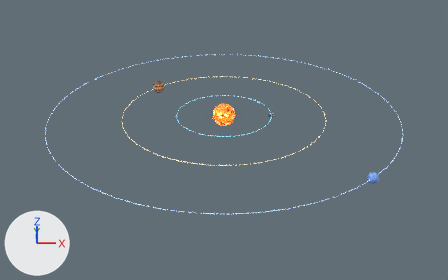
A saved change to the Blender file cosmic_zoom_universe.blend.
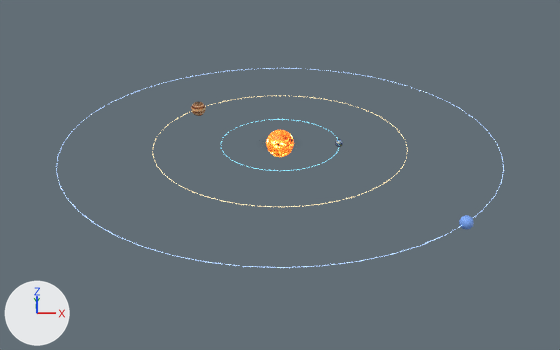
The first picture shows the older version from a 50 mm lens placed at (-1.5, -178.1, 85.2), pointed at (0.0, -3.7, -7.1). The close-ups show the older and then the newer version on the part from 0% to 100% of the width and 0% to 100% of the height of that picture. Only the edits that show in the close-ups are written down. The axes (+X, +Y, +Z) are drawn at lower left. The lights are the same throughout.

The first close-up shows 'Jupiter', 'Neptune_Boundary', 'Neptune_Orbit_30AU', 'Sun_Photosphere' and 3 more.
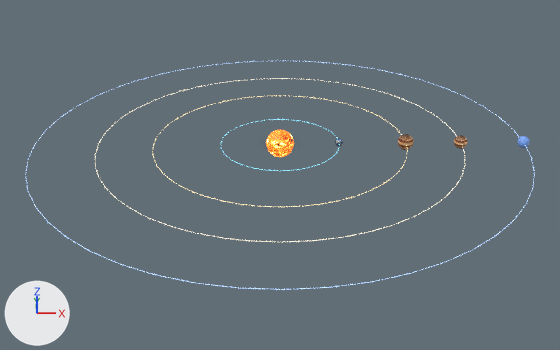
Where the newer file only moved an object's origin or applied its transform, the numbers keep the older frame.

Changed parts and their boxes (x1, y1, x2, y2) in the close-ups (560 x 350 px):
'Neptune_Orbit_30AU', reshaped (14% wider, 14% taller): before (56, 68, 504, 268); after (25, 61, 535, 290)
'Jupiter', reshaped (6% wider, 13% taller): before (191, 102, 206, 116); after (398, 134, 414, 150)
'Saturn_Orbit_9AU', added: after (95, 78, 465, 242)
'Neptune_Boundary', reshaped (12% narrower, 19% shorter): before (459, 215, 474, 230); after (517, 136, 530, 148)
'Saturn', added: after (454, 135, 467, 149)
part 1 of me_sphere_002, deleted: before (191, 102, 206, 116)
part 2 of me_sphere_002, added: after (398, 134, 414, 150)
part 3 of me_sphere_003, deleted: before (459, 215, 474, 230)
part 4 of me_sphere_003, added: after (517, 136, 530, 148)

Diff of the bpy script that builds the scene:
```diff
--- a/cosmic_zoom_universe.blend.py
+++ b/cosmic_zoom_universe.blend.py
@@ me_sphere_002 @@
-me_sphere_002.from_pydata(...)  # 1106 vertices, 1152 faces; spans x -2.0..2.0, y -2.0..2.0, z -2.0..2.0
+me_sphere_002.from_pydata(...)  # 1106 vertices, 1152 faces; spans x 52.6..56.6, y -24.12..-20.12, z -2.0..2.0
+# me_sphere_002 part 1: 1106 vertices removed from x -2.0..2.0, y -2.0..2.0, z -2.0..2.0
+# me_sphere_002 part 2: 1106 vertices added at x 52.6..56.6, y -24.12..-20.12, z -2.0..2.0
 me_sphere_002.materials.append(mat_mat_jupiter)
@@ me_sphere_003 @@
-me_sphere_003.from_pydata(...)  # 614 vertices, 648 faces; spans x -1.5..1.5, y -1.5..1.5, z -1.5..1.5
+me_sphere_003.from_pydata(...)  # 614 vertices, 648 faces; spans x 21.7..24.7, y 37.55..40.55, z -1.5..1.5
+# me_sphere_003 part 3: 614 vertices removed from x -1.5..1.5, y -1.5..1.5, z -1.5..1.5
+# me_sphere_003 part 4: 614 vertices added at x 21.7..24.7, y 37.55..40.55, z -1.5..1.5, forming a UV sphere (36 segments, 18 rings, poles along z)
 me_sphere_003.materials.append(mat_mat_neptune)
@@ cu_neptune_orbit_30au_curve @@
 _sp = cu_neptune_orbit_30au_curve.splines.new('BEZIER'); _sp.bezier_points.add(3)
-_sp.bezier_points.foreach_set('co', [55.0, 0.0, 0.0, 0.0, 55.0, 0.0, -55.0, 0.0, 0.0, 0.0, -55.0, 0.0])
-_sp.bezier_points.foreach_set('handle_left', [55.0, -30.38, 0.0, 30.38, 55.0, 0.0, -55.0, 30.38, 0.0, -30.38, -55.0, 0.0])
-_sp.bezier_points.foreach_set('handle_right', [55.0, 30.38, 0.0, -30.38, 55.0, 0.0, -55.0, -30.38, 0.0, 30.38, -55.0, 0.0])
+_sp.bezier_points.foreach_set('co', [62.0, 0.0, 0.0, 0.0, 62.0, 0.0, -62.0, 0.0, 0.0, 0.0, -62.0, 0.0])
+_sp.bezier_points.foreach_set('handle_left', [62.0, -34.24, 0.0, 34.24, 62.0, 0.0, -62.0, 34.24, 0.0, -34.24, -62.0, 0.0])
+_sp.bezier_points.foreach_set('handle_right', [62.0, 34.24, 0.0, -34.24, 62.0, 0.0, -62.0, -34.24, 0.0, 34.24, -62.0, 0.0])
 _sp.use_cyclic_u = True
@@ cu_saturn_orbit_9au_curve @@
+cu_saturn_orbit_9au_curve = bpy.data.curves.new('Saturn_Orbit_9AU_Curve', 'CURVE')
+cu_saturn_orbit_9au_curve.dimensions = '3D'
+_sp = cu_saturn_orbit_9au_curve.splines.new('BEZIER'); _sp.bezier_points.add(3)
+_sp.bezier_points.foreach_set('co', [46.0, 0.0, 0.0, 0.0, 46.0, 0.0, -46.0, 0.0, 0.0, 0.0, -46.0, 0.0])
+_sp.bezier_points.foreach_set('handle_left', [46.0, -25.41, 0.0, 25.41, 46.0, 0.0, -46.0, 25.41, 0.0, -25.41, -46.0, 0.0])
+_sp.bezier_points.foreach_set('handle_right', [46.0, 25.41, 0.0, -25.41, 46.0, 0.0, -46.0, -25.41, 0.0, 25.41, -46.0, 0.0])
+_sp.use_cyclic_u = True
+cu_saturn_orbit_9au_curve.materials.append(mat_saturn_orbit_9au_mat)  # beige #f3e7cb, glowing beige #f3e7cb
+cu_saturn_orbit_9au_curve.bevel_depth = 0.04
+cu_saturn_orbit_9au_curve.fill_mode = 'FULL'
@@ ob_saturn @@
+ob_saturn = bpy.data.objects.new('Saturn', me_sphere_003_1)  # a UV sphere (40 segments, 24 rings, poles along z) spanning x -1.7..1.7, y -1.7..1.7, z -1.7..1.7; in mat_mat_saturn (picture img_jupiter_photosphere_jpg_001)
+ob_saturn.parent = ob_saturn_orbit_pivot
+ob_saturn.location = (46.0, 0.0, 0.0)
+ob_saturn.rotation_euler = (0.0, 0.0, 0.07)  # degrees (0, 0, 4)
@@ ob_saturn_orbit_pivot @@
+ob_saturn_orbit_pivot = bpy.data.objects.new('Saturn_Orbit_Pivot', None)
+ob_saturn_orbit_pivot.location = (0.0, 0.0, 0.0)
+ob_saturn_orbit_pivot.rotation_euler = (0.0, 0.0, 0.009)  # degrees (0, 0, 0.5)
@@ ob_saturn_orbit_9au @@
+ob_saturn_orbit_9au = bpy.data.objects.new('Saturn_Orbit_9AU', cu_saturn_orbit_9au_curve)
+ob_saturn_orbit_9au.location = (0.0, 0.0, 0.0)
```
